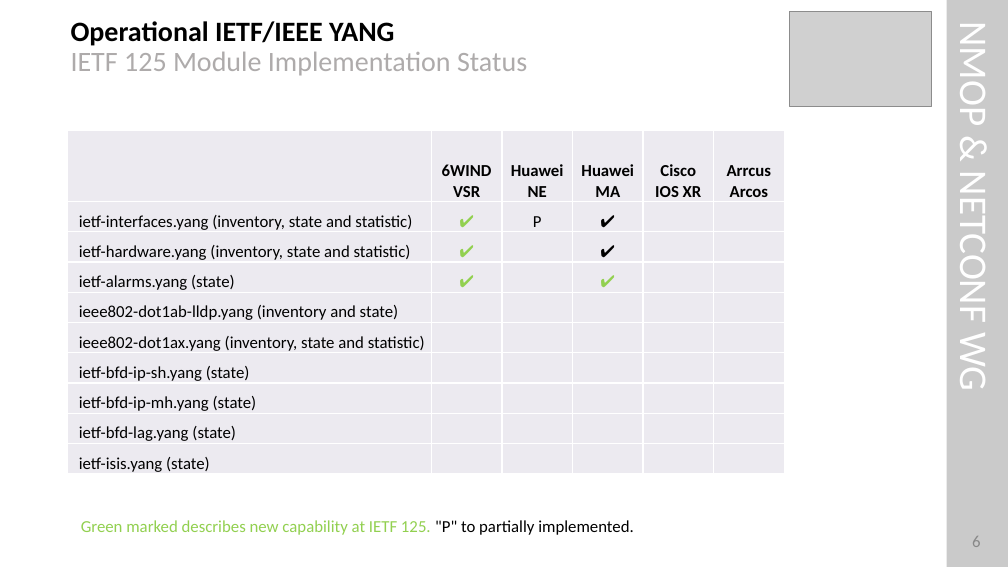
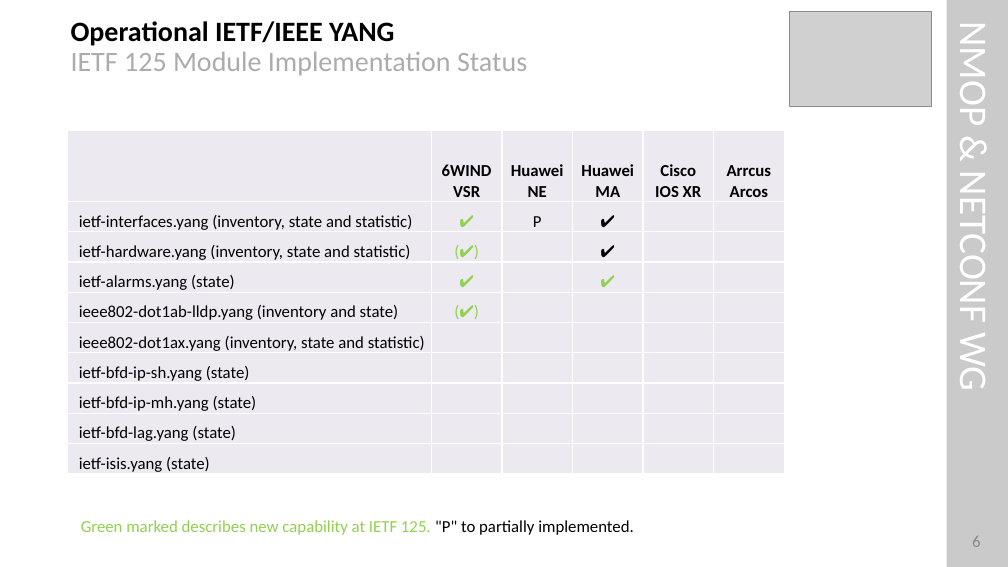
Before and after one commit to network-analytics/ietf-network-analytics-document-status, a slide deck: slide 6 of 125/Hackathon/ietf-125-hackathon-validate-e2e-yp-message-broker.pptx. Drawn at 1008x567 pixels with LibreOffice and Linux fonts; fonts in the diff are those of the drawing; grey boxes stand for pictures. Boxes give left, top, right and bottom in pixels: in the first picture for what was removed or moved away, otherwise in the second. Text is boxed around its words. In the diff, an @@ line names an element or a change of style, - is before the commit and + after.

```diff
--- a/125/Hackathon/ietf-125-hackathon-validate-e2e-yp-message-broker.pptx
+++ b/125/Hackathon/ietf-125-hackathon-validate-e2e-yp-message-broker.pptx
@@ table at [68, 130, 784, 476] @@
-row 3, column 2: ✔
+row 3, column 2: (✔)
-row 5, column 2: 
+row 5, column 2: (✔)
```
Also in this commit, not shown: 3 other slides changed, 2 slides added, 1 other file.
